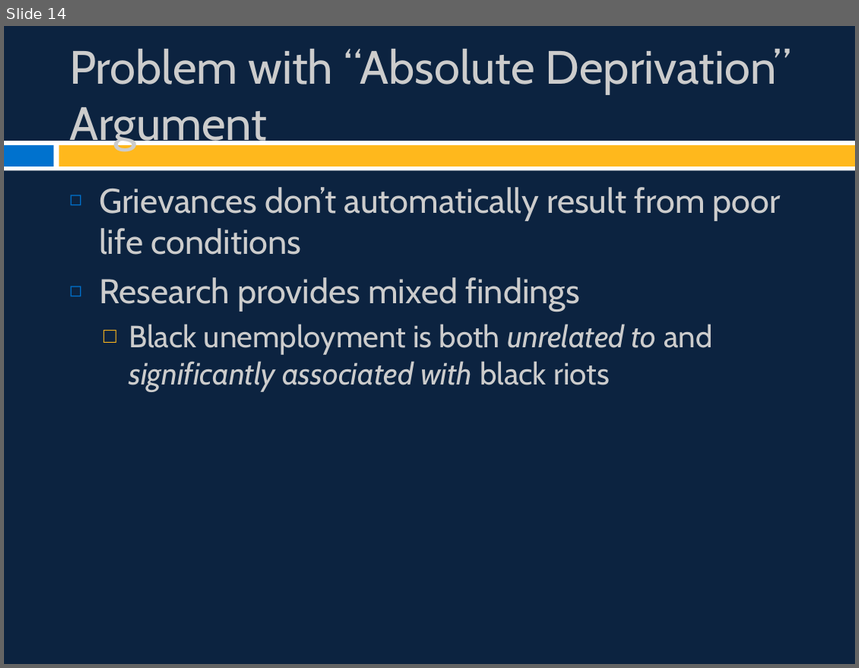
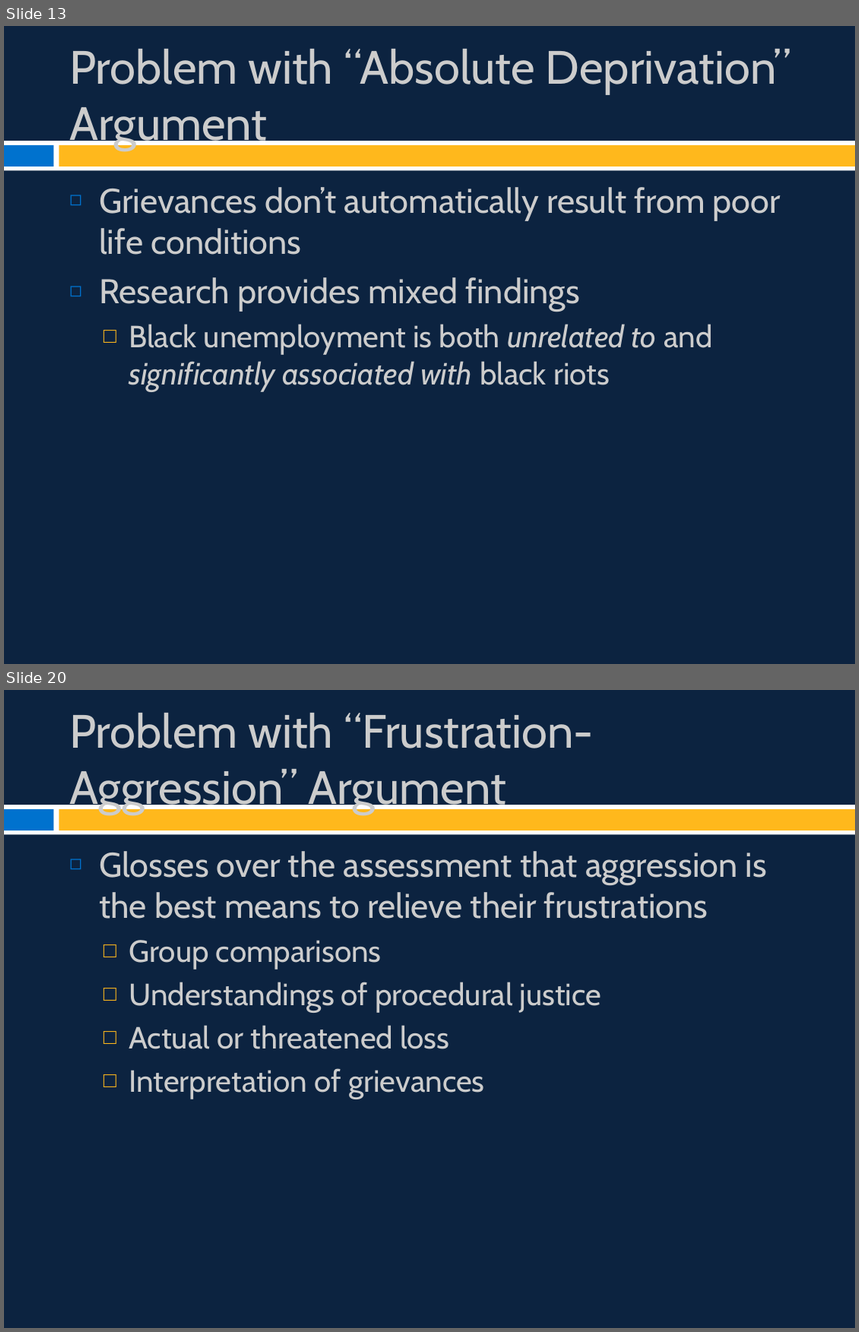
Before and after one commit to burrelvannjr/movements_csuf, a slide deck: ppts/Chapter 2 Slides.pptx. Shown one above the other, each under a label of ours: slide 14 before the commit, slides 13 and 20 after it; the slides between them are not shown. The pictures are 859x668 and 859x1332 pixels, drawn with LibreOffice and Linux fonts; fonts in the diff are those of the drawing. Boxes give left, top, right and bottom in pixels: in the first picture for what was removed or moved away, otherwise in the second. Text is boxed around its words. In the diff, an @@ line names an element or a change of style, - is before the commit and + after.

```diff
--- a/ppts/Chapter 2 Slides.pptx
+++ b/ppts/Chapter 2 Slides.pptx
@@ slide 20 added at (x1=4, y1=690, x2=855, y2=1328), background #0C2340; not listed: 3 template elements that a slide beside it also shows @@
@@ title added at (x1=69, y1=713, x2=594, y2=815), 39.6 pt, text #CCCCCC @@
+Problem with “Frustration-Aggression” Argument
@@ text added at (x1=99, y1=851, x2=767, y2=1100), 26 pt, text #CCCCCC @@
+◻ Glosses over the assessment that aggression is the best means to relieve their frustrations
+  □ Group comparisons
+  □ Understandings of procedural justice
+  □ Actual or threatened loss
+  □ Interpretation of grievances
@@ what was slide 14 is now slide 13 @@
```
Also in this commit, not shown: 6 slides changed, 12 other slides added, 1 slide removed, 42 other files.
